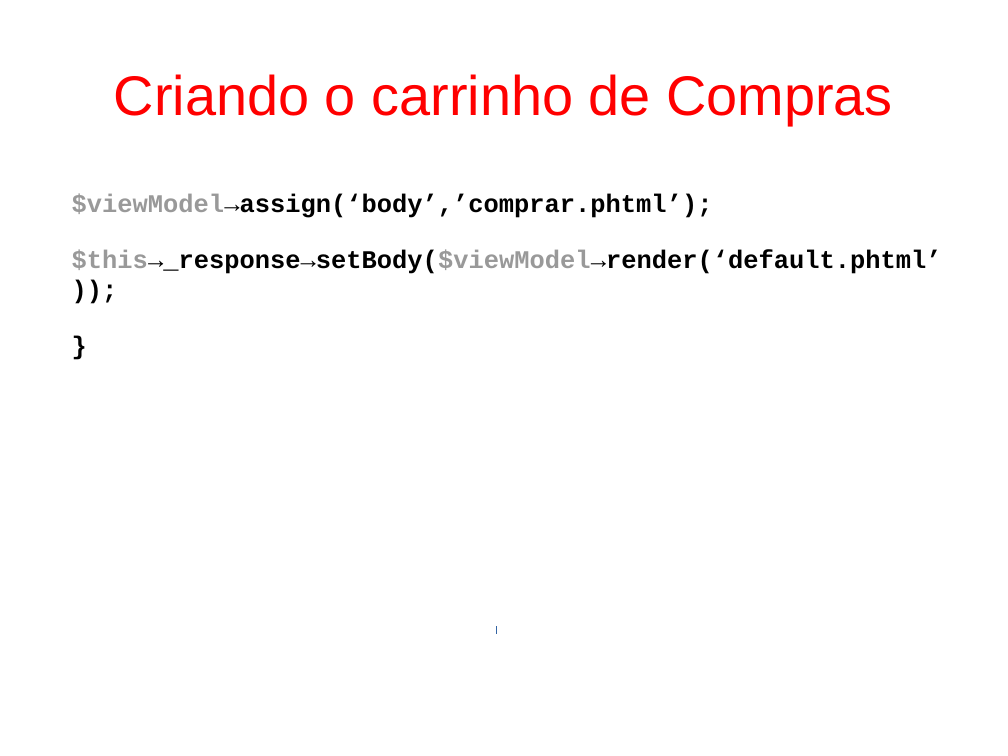
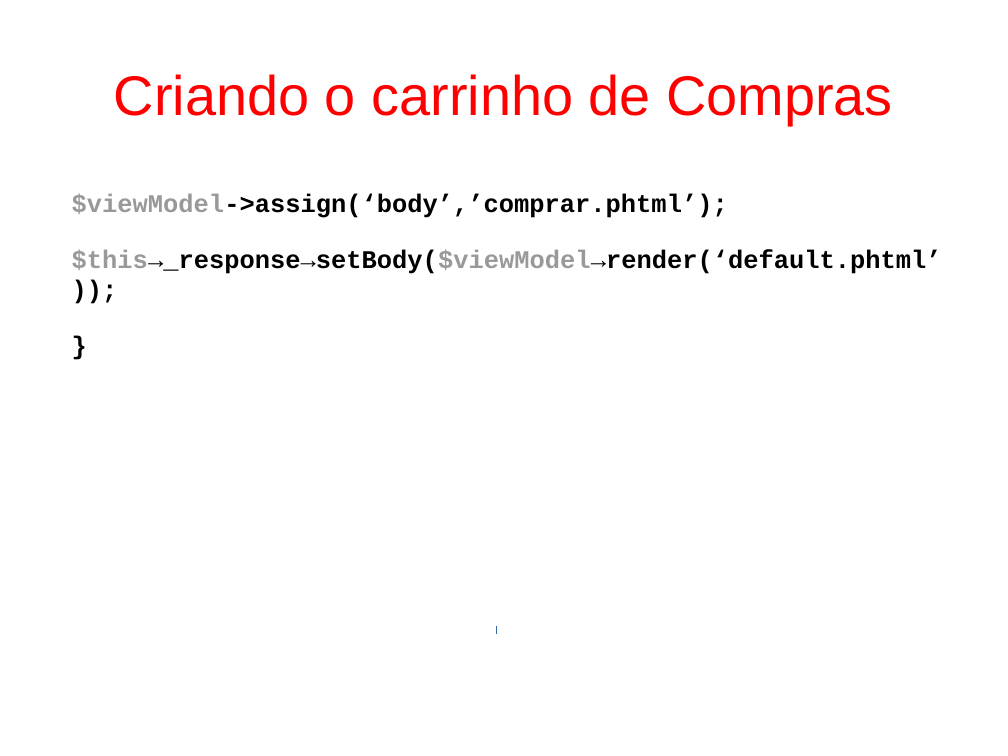
Before and after one commit to fgsl/lojasacme, a slide deck: slide 83 of docs/tutorial.odp. Drawn at 1008x756 pixels with LibreOffice and Linux fonts; fonts in the diff are those of the drawing. Boxes give left, top, right and bottom in pixels: in the first picture for what was removed or moved away, otherwise in the second. Text is boxed around its words. In the diff, an @@ line names an element or a change of style, - is before the commit and + after.

```diff
--- a/docs/tutorial.odp
+++ b/docs/tutorial.odp
@@ text at box(72, 193, 728, 218): text changed @@
-$viewModel→assign(‘body’,’comprar.phtml’);
+$viewModel->assign(‘body’,’comprar.phtml’);
```
Also in this commit, not shown: 1 other slide changed, 1 other file.
